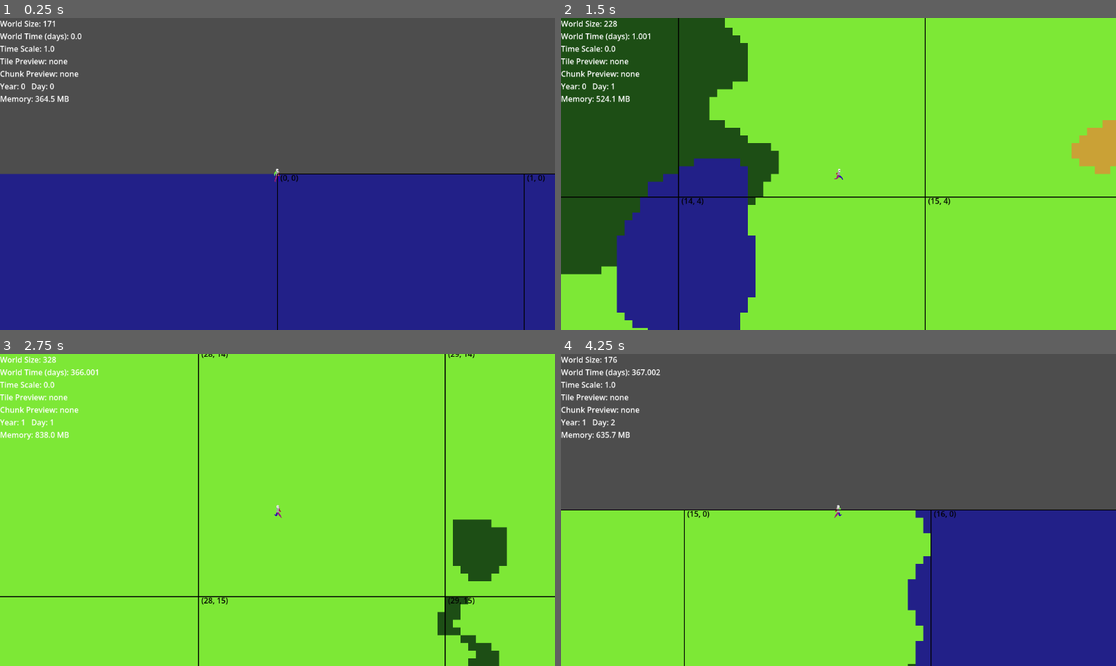
Above: before the commit, frames 1-4 (two rows, left to right).
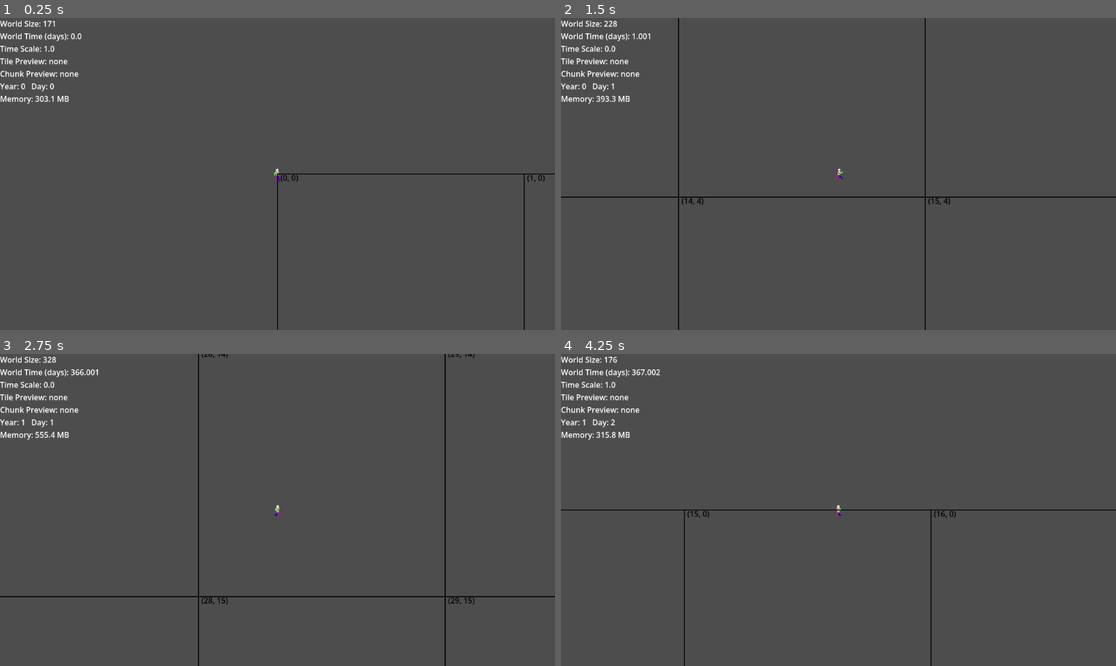
Above: after the commit, the same moments.

Repository: FutureQueenBee/game
Game: Godot game, scene res://WorldRoot.tscn
Same seed, same stepped clock (60 frames per second), same inputs: the game is played once before the commit and once after it.
Inputs (mouse positions are in pixels of both pictures, inside the frame that each line leads up to):
- Up to frame 1 (0.25 s): no input
- Up to frame 2 (1.5 s): tap Enter at 0.5 s; move the mouse to (960, 158) at 0.52 s; hold Right (ui_right) 0.53-1.28 s; tap P at 0.6 s; click (960, 158) at 0.67 s; move the mouse to (727, 189) at 1.27 s; hold Down (ui_down) from 1.28 s (still down); tap J at 1.35 s
- Up to frame 3 (2.75 s): move the mouse to (333, 441) at 2.02 s; release Down (ui_down) at 2.03 s; hold Right (ui_right) from 2.03 s (still down); tap K at 2.1 s
- Up to frame 4 (4.25 s): move the mouse to (810, 572) at 2.77 s; release Right (ui_right) at 2.78 s; hold Up (ui_up) 2.78-3.53 s; tap P at 2.85 s; click (810, 572) at 2.92 s; move the mouse to (1005, 556) at 3.52 s; hold Left (ui_left) from 3.53 s (still down); tap J at 3.6 s

The runs differ from the first frame. In frame 1, 50% of the frame differs, in the area x 0-100%, y 24-100%; in frame 2, 99%; in frame 3, 99%, in the area x 0-100%, y 0-100%; in frame 4, 50%.
Error after the commit: Parse Error: Expected end of statement after expression, found "," instead. (res://scripts/ChunkRenderer.gd:66)

Commit message:
Fix: Synchronize visual chunk offsets to resolve terrain gaps

Diff:
--- a/scripts/ChunkRenderer.gd
+++ b/scripts/ChunkRenderer.gd
@@ -45,12 +45,16 @@
 
 func draw_chunk(chunk_coord: Vector2i, center: Vector2i, world_width_chunks: int, tiles: Array) -> void:
 	var chunk_size: int = _chunk_size()
+
+	# 1. Get raw distance in chunks
 	var dx = chunk_coord.x - center.x
 
-	# Ensure visual offset is within [-width/2, width/2]
+	# 2. Wrap dx to the range [-width/2, width/2]
+	# This ensures the chunk is drawn on the side of the player that is geographically closer
 	if world_width_chunks > 0:
 		dx = posmod(dx + world_width_chunks / 2, world_width_chunks) - (world_width_chunks / 2)
 
+	# 3. Calculate final TileMap grid coordinates
 	var draw_x = center.x + dx
 	var base_x: int = draw_x * chunk_size
 	var base_y: int = chunk_coord.y * chunk_size
@@ -58,4 +62,5 @@
 	for x: int in range(chunk_size):
 		for y: int in range(chunk_size):
 			var t = tiles[x][y]
-			set_cell(0, Vector2i(base_x + x, base_y + y), 0, Vector2i(t.tile_id, 0))
+			# Layer 0, Grid Pos, Source ID 0, Atlas Coords
+			set_cell(0, Vector2i(base_x + x, base_y + y), 0, Vector2i(t.tile_id, 0)), 0, Vector2i(t.tile_id, 0))
